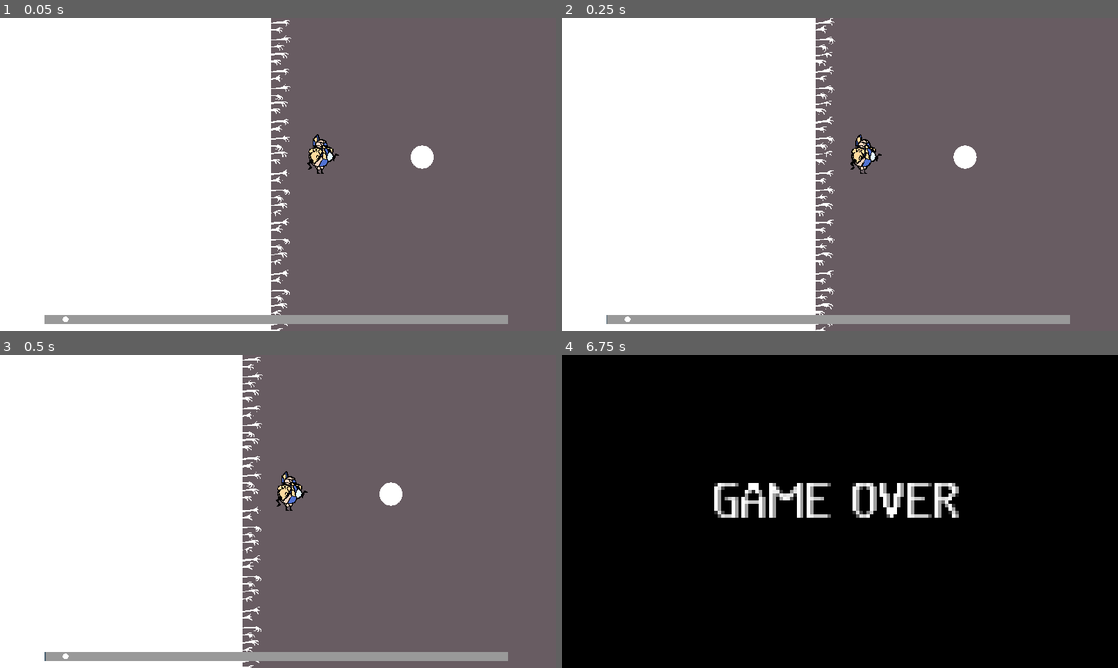
Above: before the commit, frames 1-4 (two rows, left to right).
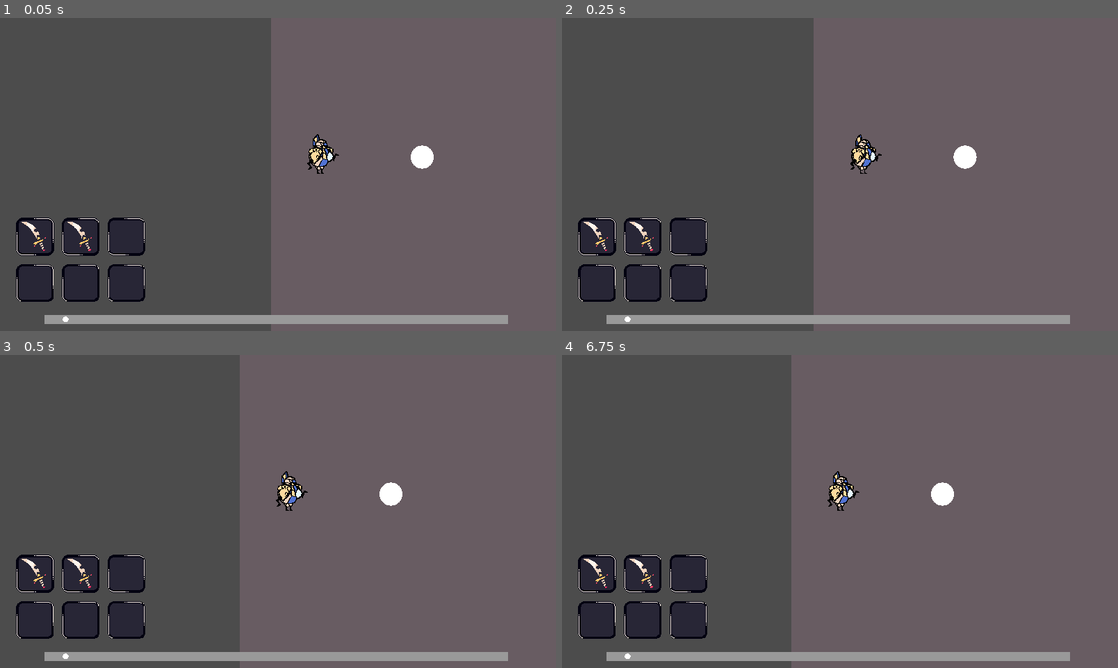
Above: after the commit, the same moments.

Repository: CarpenterBlue/Royal-Shift
Game: Godot game, scene res://Loop.tscn
Same seed, same stepped clock (60 frames per second), same inputs: the game is played once before the commit and once after it.
Inputs (mouse positions are in pixels of both pictures, inside the frame that each line leads up to):
- Up to frame 1 (0.05 s): no input
- Up to frame 2 (0.25 s): no input
- Up to frame 3 (0.5 s): no input
- Up to frame 4 (6.75 s): move the mouse to (962, 495) at 0.52 s; click (962, 495) at 0.67 s; drag from (728, 527) to (945, 492) at 1.27 s; move the mouse to (895, 442) at 2.02 s; click (895, 442) at 2.17 s; drag from (812, 574) to (695, 520) at 2.77 s; move the mouse to (1006, 558) at 3.52 s; click (1006, 558) at 3.67 s; drag from (673, 464) to (940, 492) at 4.27 s; move the mouse to (867, 511) at 5.02 s; click (867, 511) at 5.17 s; drag from (756, 433) to (940, 492) at 5.77 s; move the mouse to (962, 495) at 6.52 s; click (962, 495) at 6.67 s

The runs differ from the first frame. In frame 1, 48% of the frame differs, in the area x 0-53%, y 0-100%; in frame 2, 45%; in frame 3, 43%; in frame 4, 99%, in the area x 0-100%, y 0-100%.

Commit message:
item combining

Diff:
--- a/BattleScreen.tscn
+++ b/BattleScreen.tscn
@@ -44,6 +44,16 @@
 "name": "default",
 "speed": 5.0
 } ]
+
+[sub_resource type="GDScript" id=12]
+script/source = "extends AnimatedSprite
+
+onready var p = get_parent()
+
+func _process(delta):
+	if p.hp <= p.max_hp / 2.0:
+		frame = 1
+"
 
 [sub_resource type="GDScript" id=3]
 script/source = "extends Control
@@ -73,34 +83,14 @@
 func _gui_input(event):
 	if event is InputEventMouseButton and event.is_pressed():
 		var data = get_viewport().get_meta(\"drag\",false)
+		print(2)
+
 		if data:
 			var p = data.get_parent()
 			p.remove_child(data)
 			add_child(data)
 			data.show()
 			get_viewport().set_meta(\"drag\",false)
-"
-
-[sub_resource type="GDScript" id=9]
-script/source = "extends GridContainer
-
-func _ready():
-	Events.connect(\"reset_inventory\",self,\"show\")
-	connect(\"child_entered_tree\",self,\"try_combine\")
-
-func try_combine(new_item):
-	for slot in get_children():
-		if slot.get_child_count() > 0:
-			var item = slot.get_child(0)
-			if item.type == new_item:
-				if item.has_method(\"upgrade\"):
-					new_item.queue_free()
-					item.upgrade()
-					return
-
-
-
-
 "
 
 [sub_resource type="GDScript" id=1]
@@ -150,6 +140,7 @@
 [node name="PyramimicArt" type="AnimatedSprite" parent="Enemy"]
 position = Vector2( 472, 197 )
 frames = SubResource( 8 )
+script = SubResource( 12 )
 
 [node name="Drop" type="Control" parent="."]
 unique_name_in_owner = true
@@ -194,59 +185,6 @@
 
 [node name="ItemScimitar" parent="Rewards/Slot3" instance=ExtResource( 3 )]
 
-[node name="PlayerInventory" type="GridContainer" parent="."]
-margin_left = 24.0
-margin_top = 340.0
-margin_right = 257.0
-margin_bottom = 496.0
-columns = 3
-script = SubResource( 9 )
-
-[node name="Slot" type="TextureRect" parent="PlayerInventory"]
-margin_right = 75.0
-margin_bottom = 76.0
-texture = ExtResource( 4 )
-script = SubResource( 6 )
-
-[node name="ItemScimitar" parent="PlayerInventory/Slot" instance=ExtResource( 3 )]
-
-[node name="Slot2" type="TextureRect" parent="PlayerInventory"]
-margin_left = 79.0
-margin_right = 154.0
-margin_bottom = 76.0
-texture = ExtResource( 4 )
-script = SubResource( 6 )
-
-[node name="Slot3" type="TextureRect" parent="PlayerInventory"]
-margin_left = 158.0
-margin_right = 233.0
-margin_bottom = 76.0
-texture = ExtResource( 4 )
-script = SubResource( 6 )
-
-[node name="Slot4" type="TextureRect" parent="PlayerInventory"]
-margin_top = 80.0
-margin_right = 75.0
-margin_bottom = 156.0
-texture = ExtResource( 4 )
-script = SubResource( 6 )
-
-[node name="Slot5" type="TextureRect" parent="PlayerInventory"]
-margin_left = 79.0
-margin_top = 80.0
-margin_right = 154.0
-margin_bottom = 156.0
-texture = ExtResource( 4 )
-script = SubResource( 6 )
-
-[node name="Slot6" type="TextureRect" parent="PlayerInventory"]
-margin_left = 158.0
-margin_top = 80.0
-margin_right = 233.0
-margin_bottom = 156.0
-texture = ExtResource( 4 )
-script = SubResource( 6 )
-
 [node name="Pass" type="TextureButton" parent="."]
 margin_left = 764.0
 margin_top = 343.0
--- a/Characters/Enemy.tscn
+++ b/Characters/Enemy.tscn
@@ -14,11 +14,12 @@
 export(Curve) var curve
 
 onready var drop = $\"%Drop\"
+onready var sprite = get_child(0)
 
 func _ready():
-#	Events.connect(\"turn_passed\",self,\"attack\")
 	Events.connect(\"enemy_hit\",self,\"on_enemy_hit\")
-	var child = get_child(0)
+	var child = get_child(0) as AnimatedSprite
+
 
 func _process(delta):
 
@@ -45,13 +46,9 @@
 func take_damage(val):
 	hp -= val
 
-
 	if hp <= 0:
 		kill()
 		return
-
-	if hp <= max_hp / 2:
-		get_child(0).frame = 1
 
 	var t = create_tween()
 	t.tween_method(self,\"bounce\",0.0,1.0,1)
--- a/Items/ItemScimitar.tscn
+++ b/Items/ItemScimitar.tscn
@@ -8,13 +8,24 @@
 var type = \"Scimitar\"
 var damage = 1
 
+func _gui_input(event):
+	if event is InputEventMouseButton and event.is_pressed():
+		print(1)
+		var data = get_viewport().get_meta(\"drag\",false)
+		if data:
+			if data != self and data.type == type:
+				upgrade(data)
+				data.queue_free()
+				get_viewport().set_meta(\"drag\",false)
+
 func use(enemy):
 	var node = preload(\"res://Effects/Slash.tscn\").instance()
 	enemy.get_parent().add_child(node)
 	enemy.take_damage(damage)
 
-func upgrade():
-	damage += 1
+func upgrade(data):
+	damage += data.damage
+	modulate = Color.red
 "
 
 [node name="ItemScimitar" type="Control"]
--- a/Loop.tscn
+++ b/Loop.tscn
@@ -15,6 +15,8 @@
 [ext_resource path="res://WallOfFire/HandsC4.png" type="Texture" id=13]
 [ext_resource path="res://WallOfFire/HandsC3.png" type="Texture" id=14]
 [ext_resource path="res://WallOfFire/HandsA4.png" type="Texture" id=15]
+[ext_resource path="res://Items/ItemScimitar.tscn" type="PackedScene" id=16]
+[ext_resource path="res://Party/Slot.png" type="Texture" id=17]
 
 [sub_resource type="GDScript" id=3]
 script/source = "extends Area2D
@@ -22,7 +24,8 @@
 export var spd = 5
 
 func _process(delta):
-	position.x += spd * delta
+	if visible:
+		position.x += spd * delta
 
 func _ready():
 	connect(\"body_entered\",self,\"on_body_entered\")
@@ -173,6 +176,29 @@
 	position.x = player.position.x / float(owner.rect_size.x) * p.rect_size.x
 "
 
+[sub_resource type="GDScript" id=20]
+script/source = "extends GridContainer
+
+func _ready():
+	Events.connect(\"reset_inventory\",self,\"show\")
+"
+
+[sub_resource type="GDScript" id=21]
+script/source = "extends Control
+
+func _gui_input(event):
+	if event is InputEventMouseButton and event.is_pressed():
+		var data = get_viewport().get_meta(\"drag\",false)
+		print(2)
+
+		if data:
+			var p = data.get_parent()
+			p.remove_child(data)
+			add_child(data)
+			data.show()
+			get_viewport().set_meta(\"drag\",false)
+"
+
 [node name="Loop" type="TextureRect"]
 self_modulate = Color( 0.407843, 0.470588, 1, 1 )
 margin_right = 1851.0
@@ -192,6 +218,7 @@
 
 [node name="Force" type="Area2D" parent="."]
 unique_name_in_owner = true
+visible = false
 script = SubResource( 3 )
 spd = 10
 
@@ -207,282 +234,283 @@
 [node name="AnimatedSprite" type="AnimatedSprite" parent="Force/ColorRect"]
 position = Vector2( 1142, 168 )
 frames = SubResource( 17 )
+frame = 1
 speed_scale = 2.0
 playing = true
 
 [node name="AnimatedSprite2" type="AnimatedSprite" parent="Force/ColorRect"]
 position = Vector2( 1142, 198 )
 frames = SubResource( 18 )
+frame = 1
 speed_scale = 2.0
 playing = true
 
 [node name="AnimatedSprite3" type="AnimatedSprite" parent="Force/ColorRect"]
 position = Vector2( 1142, 224 )
 frames = SubResource( 19 )
-frame = 2
+frame = 3
 speed_scale = 2.0
 playing = true
 
 [node name="AnimatedSprite4" type="AnimatedSprite" parent="Force/ColorRect"]
 position = Vector2( 1141, 252 )
 frames = SubResource( 17 )
+frame = 1
 speed_scale = 2.0
 playing = true
 
 [node name="AnimatedSprite5" type="AnimatedSprite" parent="Force/ColorRect"]
 position = Vector2( 1141, 282 )
 frames = SubResource( 18 )
+frame = 1
 speed_scale = 2.0
 playing = true
 
 [node name="AnimatedSprite6" type="AnimatedSprite" parent="Force/ColorRect"]
 position = Vector2( 1141, 308 )
 frames = SubResource( 19 )
-frame = 2
+frame = 3
 speed_scale = 2.0
 playing = true
 
 [node name="AnimatedSprite7" type="AnimatedSprite" parent="Force/ColorRect"]
 position = Vector2( 1141, 339 )
 frames = SubResource( 17 )
+frame = 1
 speed_scale = 2.0
 playing = true
 
 [node name="AnimatedSprite8" type="AnimatedSprite" parent="Force/ColorRect"]
 position = Vector2( 1141, 369 )
 frames = SubResource( 18 )
+frame = 1
 speed_scale = 2.0
 playing = true
 
 [node name="AnimatedSprite9" type="AnimatedSprite" parent="Force/ColorRect"]
 position = Vector2( 1141, 395 )
 frames = SubResource( 19 )
-frame = 2
+frame = 3
 speed_scale = 2.0
 playing = true
 
 [node name="AnimatedSprite10" type="AnimatedSprite" parent="Force/ColorRect"]
 position = Vector2( 1141, 428 )
 frames = SubResource( 17 )
-frame = 3
 speed_scale = 2.0
 playing = true
 
 [node name="AnimatedSprite11" type="AnimatedSprite" parent="Force/ColorRect"]
 position = Vector2( 1141, 458 )
 frames = SubResource( 18 )
-frame = 3
 speed_scale = 2.0
 playing = true
 
 [node name="AnimatedSprite12" type="AnimatedSprite" parent="Force/ColorRect"]
 position = Vector2( 1141, 484 )
 frames = SubResource( 19 )
-frame = 1
+frame = 2
 speed_scale = 2.0
 playing = true
 
 [node name="AnimatedSprite13" type="AnimatedSprite" parent="Force/ColorRect"]
 position = Vector2( 1141, 513 )
 frames = SubResource( 17 )
-frame = 3
 speed_scale = 2.0
 playing = true
 
 [node name="AnimatedSprite14" type="AnimatedSprite" parent="Force/ColorRect"]
 position = Vector2( 1141, 543 )
 frames = SubResource( 18 )
-frame = 3
 speed_scale = 2.0
 playing = true
 
 [node name="AnimatedSprite15" type="AnimatedSprite" parent="Force/ColorRect"]
 position = Vector2( 1141, 569 )
 frames = SubResource( 19 )
-frame = 1
+frame = 2
 speed_scale = 2.0
 playing = true
 
 [node name="AnimatedSprite16" type="AnimatedSprite" parent="Force/ColorRect"]
 position = Vector2( 1141, 601 )
 frames = SubResource( 17 )
-frame = 3
 speed_scale = 2.0
 playing = true
 
 [node name="AnimatedSprite17" type="AnimatedSprite" parent="Force/ColorRect"]
 position = Vector2( 1141, 631 )
 frames = SubResource( 18 )
-frame = 3
 speed_scale = 2.0
 playing = true
 
 [node name="AnimatedSprite18" type="AnimatedSprite" parent="Force/ColorRect"]
 position = Vector2( 1141, 657 )
 frames = SubResource( 19 )
-frame = 1
+frame = 2
 speed_scale = 2.0
 playing = true
 
 [node name="AnimatedSprite19" type="AnimatedSprite" parent="Force/ColorRect"]
 position = Vector2( 1141, 687 )
 frames = SubResource( 17 )
-frame = 2
+frame = 3
 speed_scale = 2.0
 playing = true
 
 [node name="AnimatedSprite20" type="AnimatedSprite" parent="Force/ColorRect"]
 position = Vector2( 1141, 717 )
 frames = SubResource( 18 )
-frame = 2
+frame = 3
 speed_scale = 2.0
 playing = true
 
 [node name="AnimatedSprite21" type="AnimatedSprite" parent="Force/ColorRect"]
 position = Vector2( 1141, 743 )
 frames = SubResource( 19 )
+frame = 1
 speed_scale = 2.0
 playing = true
 
 [node name="AnimatedSprite22" type="AnimatedSprite" parent="Force/ColorRect"]
 position = Vector2( 1130, 181 )
 frames = SubResource( 17 )
+frame = 1
 speed_scale = 2.0
 playing = true
 
 [node name="AnimatedSprite23" type="AnimatedSprite" parent="Force/ColorRect"]
 position = Vector2( 1130, 211 )
 frames = SubResource( 18 )
+frame = 1
 speed_scale = 2.0
 playing = true
 
 [node name="AnimatedSprite24" type="AnimatedSprite" parent="Force/ColorRect"]
 position = Vector2( 1130, 237 )
 frames = SubResource( 19 )
-frame = 1
+frame = 2
 speed_scale = 2.0
 playing = true
 
 [node name="AnimatedSprite25" type="AnimatedSprite" parent="Force/ColorRect"]
 position = Vector2( 1129, 265 )
 frames = SubResource( 17 )
-frame = 3
 speed_scale = 2.0
 playing = true
 
 [node name="AnimatedSprite26" type="AnimatedSprite" parent="Force/ColorRect"]
 position = Vector2( 1129, 295 )
 frames = SubResource( 18 )
-frame = 3
 speed_scale = 2.0
 playing = true
 
 [node name="AnimatedSprite27" type="AnimatedSprite" parent="Force/ColorRect"]
 position = Vector2( 1129, 321 )
 frames = SubResource( 19 )
-frame = 1
+frame = 2
 speed_scale = 2.0
 playing = true
 
 [node name="AnimatedSprite28" type="AnimatedSprite" parent="Force/ColorRect"]
 position = Vector2( 1129, 352 )
 frames = SubResource( 17 )
-frame = 3
 speed_scale = 2.0
 playing = true
 
 [node name="AnimatedSprite29" type="AnimatedSprite" parent="Force/ColorRect"]
 position = Vector2( 1129, 382 )
 frames = SubResource( 18 )
-frame = 3
 speed_scale = 2.0
 playing = true
 
 [node name="AnimatedSprite30" type="AnimatedSprite" parent="Force/ColorRect"]
 position = Vector2( 1129, 408 )
 frames = SubResource( 19 )
-frame = 1
+frame = 2
 speed_scale = 2.0
 playing = true
 
 [node name="AnimatedSprite31" type="AnimatedSprite" parent="Force/ColorRect"]
 position = Vector2( 1129, 441 )
 frames = SubResource( 17 )
-frame = 2
+frame = 3
 speed_scale = 2.0
 playing = true
 
 [node name="AnimatedSprite32" type="AnimatedSprite" parent="Force/ColorRect"]
 position = Vector2( 1129, 471 )
 frames = SubResource( 18 )
-frame = 2
+frame = 3
 speed_scale = 2.0
 playing = true
 
 [node name="AnimatedSprite33" type="AnimatedSprite" parent="Force/ColorRect"]
 position = Vector2( 1129, 497 )
 frames = SubResource( 19 )
+frame = 1
 speed_scale = 2.0
 playing = true
 
 [node name="AnimatedSprite34" type="AnimatedSprite" parent="Force/ColorRect"]
 position = Vector2( 1129, 526 )
 frames = SubResource( 17 )
-frame = 2
+frame = 3
 speed_scale = 2.0
 playing = true
 
 [node name="AnimatedSprite35" type="AnimatedSprite" parent="Force/ColorRect"]
 position = Vector2( 1129, 556 )
 frames = SubResource( 18 )
-frame = 2
+frame = 3
 speed_scale = 2.0
 playing = true
 
 [node name="AnimatedSprite36" type="AnimatedSprite" parent="Force/ColorRect"]
 position = Vector2( 1129, 582 )
 frames = SubResource( 19 )
+frame = 1
 speed_scale = 2.0
 playing = true
 
 [node name="AnimatedSprite37" type="AnimatedSprite" parent="Force/ColorRect"]
 position = Vector2( 1129, 614 )
 frames = SubResource( 17 )
-frame = 2
+frame = 3
 speed_scale = 2.0
 playing = true
 
 [node name="AnimatedSprite38" type="AnimatedSprite" parent="Force/ColorRect"]
 position = Vector2( 1129, 644 )
 frames = SubResource( 18 )
-frame = 2
+frame = 3
 speed_scale = 2.0
 playing = true
 
 [node name="AnimatedSprite39" type="AnimatedSprite" parent="Force/ColorRect"]
 position = Vector2( 1129, 670 )
 frames = SubResource( 19 )
+frame = 1
 speed_scale = 2.0
 playing = true
 
 [node name="AnimatedSprite40" type="AnimatedSprite" parent="Force/ColorRect"]
 position = Vector2( 1129, 700 )
 frames = SubResource( 17 )
-frame = 1
+frame = 2
 speed_scale = 2.0
 playing = true
 
 [node name="AnimatedSprite41" type="AnimatedSprite" parent="Force/ColorRect"]
 position = Vector2( 1129, 730 )
 frames = SubResource( 18 )
-frame = 1
+frame = 2
 speed_scale = 2.0
 playing = true
 
 [node name="AnimatedSprite42" type="AnimatedSprite" parent="Force/ColorRect"]
 position = Vector2( 1129, 756 )
 frames = SubResource( 19 )
-frame = 3
 speed_scale = 2.0
 playing = true
 
@@ -548,3 +576,58 @@
 
 [node name="PlayerThing" type="Sprite" parent="GUI/ProgressBar"]
 script = SubResource( 15 )
+
+[node name="PlayerInventory" type="GridContainer" parent="GUI"]
+margin_left = 24.0
+margin_top = 340.0
+margin_right = 257.0
+margin_bottom = 496.0
+columns = 3
+script = SubResource( 20 )
+
+[node name="Slot" type="TextureRect" parent="GUI/PlayerInventory"]
+margin_right = 75.0
+margin_bottom = 76.0
+texture = ExtResource( 17 )
+script = SubResource( 21 )
+
+[node name="ItemScimitar" parent="GUI/PlayerInventory/Slot" instance=ExtResource( 16 )]
+
+[node name="Slot2" type="TextureRect" parent="GUI/PlayerInventory"]
+margin_left = 79.0
+margin_right = 154.0
+margin_bottom = 76.0
+texture = ExtResource( 17 )
+script = SubResource( 21 )
+
+[node name="ItemScimitar" parent="GUI/PlayerInventory/Slot2" instance=ExtResource( 16 )]
+
+[node name="Slot3" type="TextureRect" parent="GUI/PlayerInventory"]
+margin_left = 158.0
+margin_right = 233.0
+margin_bottom = 76.0
+texture = ExtResource( 17 )
+script = SubResource( 21 )
+
+[node name="Slot4" type="TextureRect" parent="GUI/PlayerInventory"]
+margin_top = 80.0
+margin_right = 75.0
+margin_bottom = 156.0
+texture = ExtResource( 17 )
+script = SubResource( 21 )
+
+[node name="Slot5" type="TextureRect" parent="GUI/PlayerInventory"]
+margin_left = 79.0
+margin_top = 80.0
+margin_right = 154.0
+margin_bottom = 156.0
+texture = ExtResource( 17 )
+script = SubResource( 21 )
+
+[node name="Slot6" type="TextureRect" parent="GUI/PlayerInventory"]
+margin_left = 158.0
+margin_top = 80.0
+margin_right = 233.0
+margin_bottom = 156.0
+texture = ExtResource( 17 )
+script = SubResource( 21 )
Not shown: 1 places in Loop.tscn that only renumber resources
